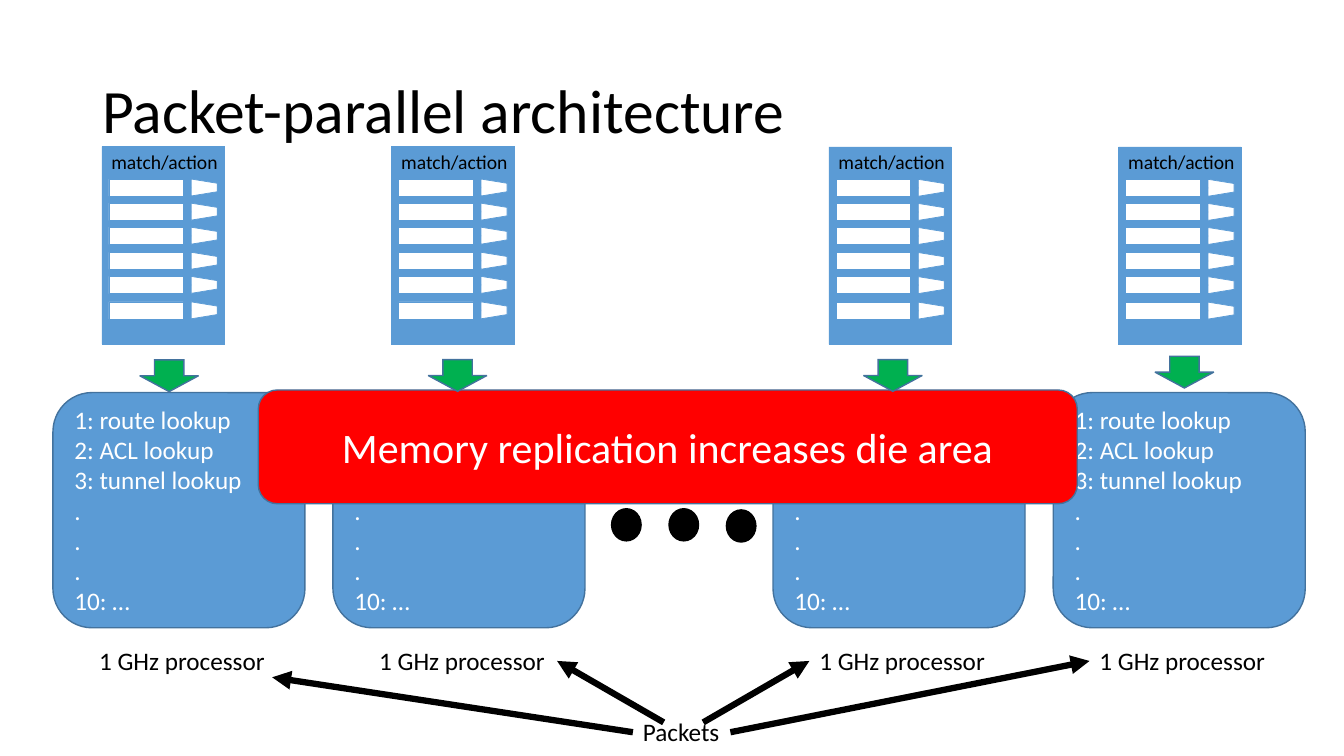
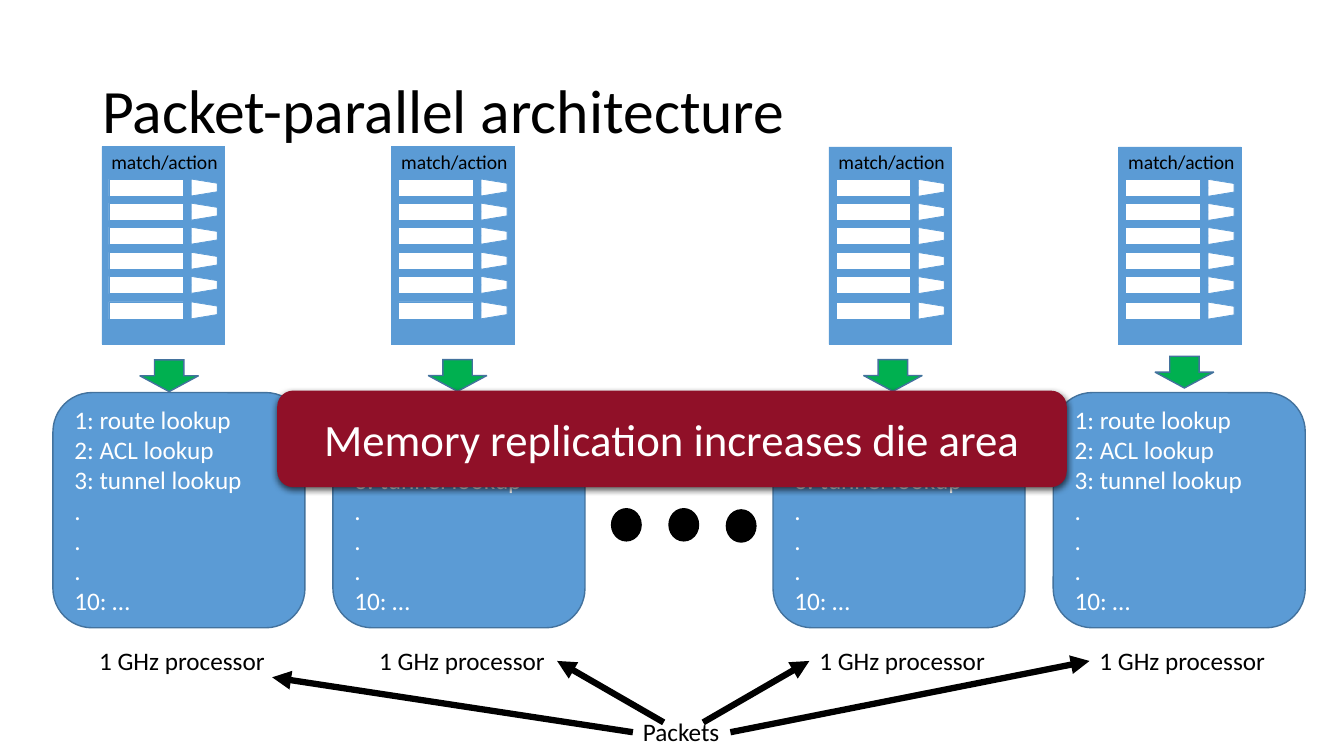
Before and after one commit to anirudhSK/pifo-domino-marple-ppts, a slide deck: slide 12 of combined_domino_pifo.pptx. Drawn at 1344x756 pixels with LibreOffice and Linux fonts; fonts in the diff are those of the drawing. Boxes give left, top, right and bottom in pixels: in the first picture for what was removed or moved away, otherwise in the second. Text is boxed around its words. In the diff, an @@ line names an element or a change of style, - is before the commit and + after.

```diff
--- a/combined_domino_pifo.pptx
+++ b/combined_domino_pifo.pptx
@@ rounded rectangle "Memory replication increases die area": place and size @@
-rounded rectangle "Memory replication increases die area" at bbox=[258, 390, 1077, 504]
+rounded rectangle "Memory replication increases die area" at bbox=[277, 391, 1067, 488]
@@ rounded rectangle "Memory replication increases die area" at bbox=[277, 391, 1067, 488]: size 30 to 32 pt; fill #FF0000 to #901028; outline #43739E 1 pt to none; shadow on @@
```
Also in this commit, not shown: 7 other slides changed, 1 slide added.
